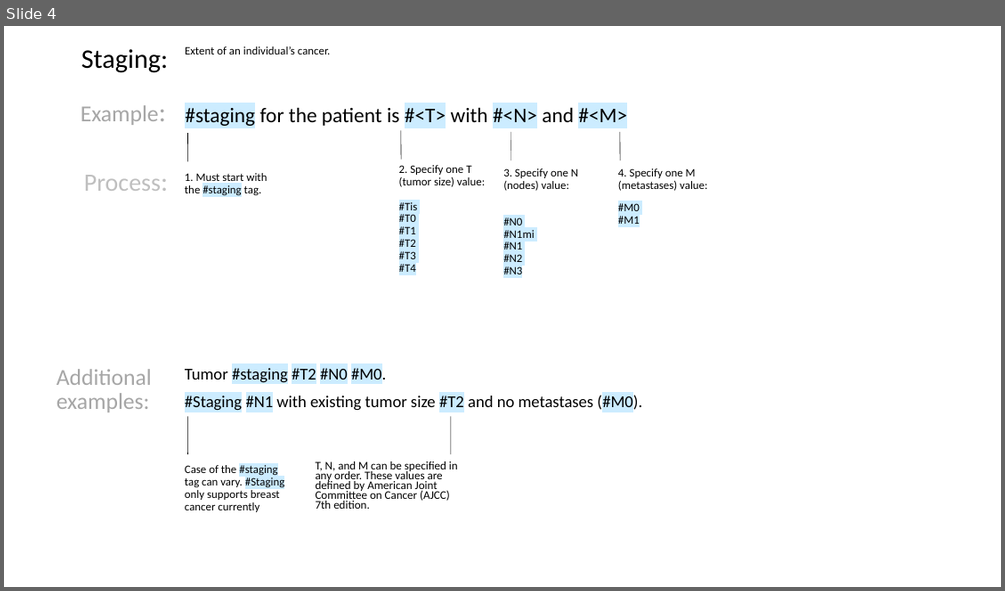
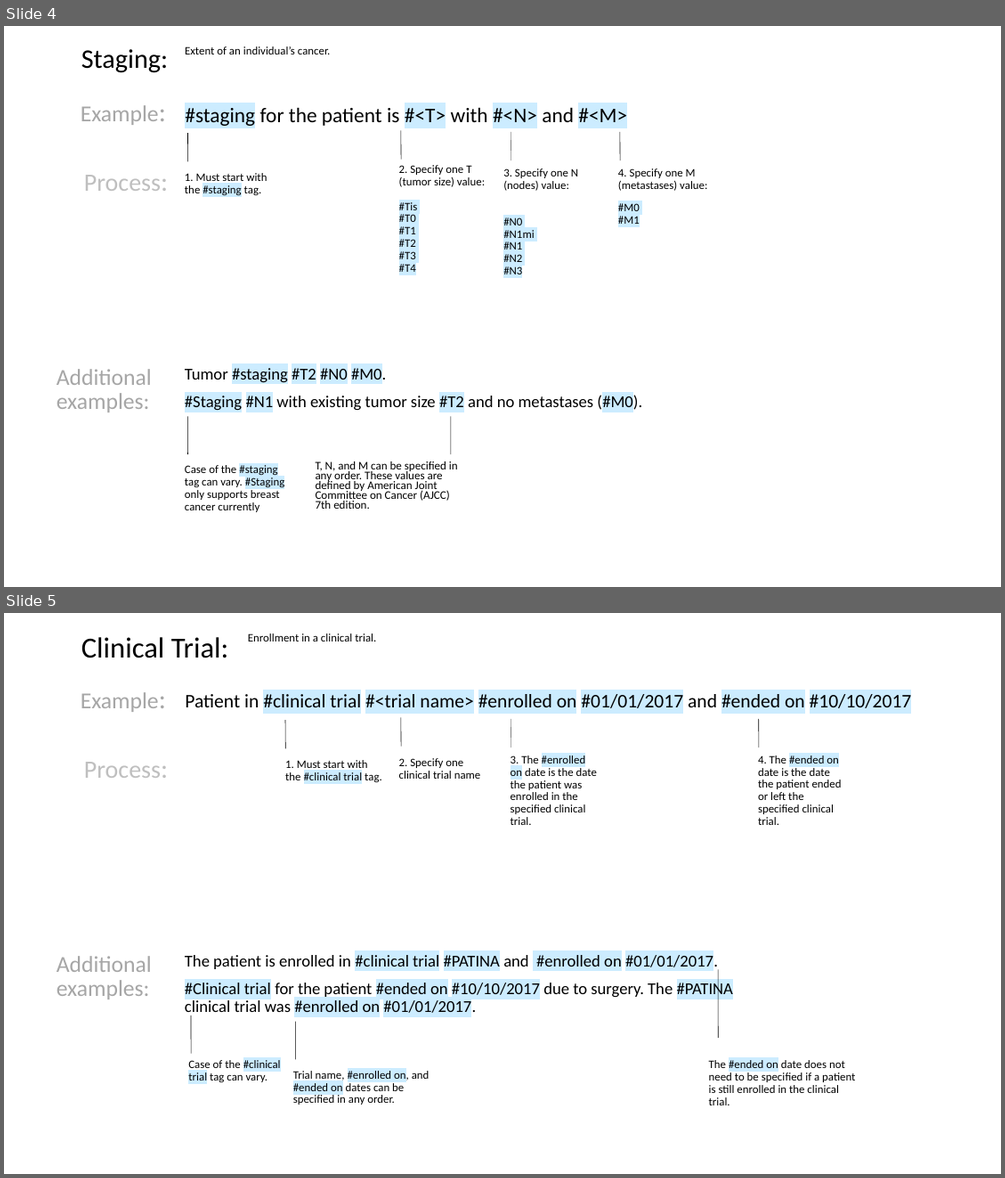
Before and after one commit to FluxNotes/flux, a slide deck: docs/Structured Phrase Format Descriptions.pptx. Shown one above the other, each under a label of ours: slide 4 before the commit, slides 4 and 5 after it. The pictures are 1005x591 and 1005x1178 pixels, drawn with LibreOffice and Linux fonts; fonts in the diff are those of the drawing. Boxes give left, top, right and bottom in pixels: in the first picture for what was removed or moved away, otherwise in the second. Text is boxed around its words. In the diff, an @@ line names an element or a change of style, - is before the commit and + after.

Commit message:
Add cheatsheet for clinical trial

```diff
--- a/docs/Structured Phrase Format Descriptions.pptx
+++ b/docs/Structured Phrase Format Descriptions.pptx
@@ slide 5 added at [4, 613, 1001, 1174], background #FFFFFF @@
@@ text added at [81, 637, 229, 658], 28 pt, text #000000 @@
+Clinical Trial:
@@ text added at [248, 633, 376, 641], 11 pt, text #000000 @@
+Enrollment in a clinical trial.
@@ text added at [81, 692, 159, 712], 22 pt, text #A6A6A6 @@
+Example:
@@ text added at [185, 691, 912, 713], 18.5 pt, text #000000 @@
+Patient in #clinical trial #<trial name> #enrolled on #01/01/2017 and #ended on #10/10/2017
@@ line added from (401, 747) to (401, 718), #000000 0.5 pt @@
@@ line added from (511, 747) to (511, 719), #808080 0.5 pt @@
@@ line added from (759, 747) to (759, 719), #000000 0.5 pt @@
@@ line added from (286, 748) to (285, 720), #000000 0.5 pt @@
@@ text added at [84, 762, 161, 778], 24.1 pt, text #BFBFBF @@
+Process:
@@ text added at [285, 760, 382, 783], 11 pt, text #000000 @@
+1. Must start with the #clinical trial tag.
@@ text added at [399, 758, 481, 779], 11 pt, text #000000 @@
+2. Specify one clinical trial name
@@ text added at [510, 754, 597, 825], 11 pt, text #000000 @@
+3. The #enrolled on date is the date the patient was enrolled in the specified clinical trial.
@@ text added at [758, 755, 841, 825], 11 pt, text #000000 @@
+4. The #ended on date is the date the patient ended or left the specified clinical trial.
@@ text added at [57, 956, 152, 999], 22 pt, text #A6A6A6 @@
+Additional examples:
@@ text added at [185, 952, 733, 1017], 16 pt, text #000000 @@
+The patient is enrolled in #clinical trial #PATINA and #enrolled on #01/01/2017.
+#Clinical trial for the patient #ended on #10/10/2017 due to surgery. The #PATINA clinical trial was #enrolled on #01/01/2017.
@@ line added from (718, 1038) to (718, 970), #000000 0.5 pt @@
@@ line added from (191, 1054) to (191, 1015), #000000 0.5 pt @@
@@ line added from (296, 1060) to (296, 1022), #000000 0.5 pt @@
@@ text added at [188, 1060, 281, 1082], 11 pt, text #000000 @@
+Case of the #clinical trial tag can vary.
@@ text added at [709, 1060, 855, 1105], 11 pt, text #000000 @@
+The #ended on date does not need to be specified if a patient is still enrolled in the clinical trial.
@@ text added at [293, 1069, 429, 1104], 11 pt, text #000000 @@
+Trial name, #enrolled on, and #ended on dates can be specified in any order.
```
Also in this commit, not shown: 2 other files.
